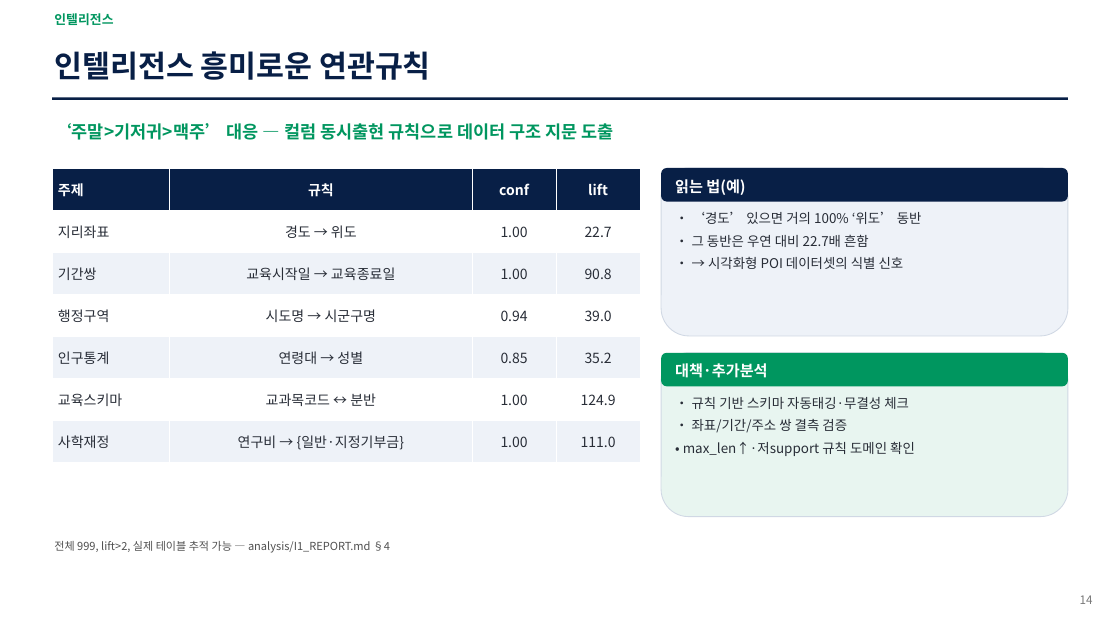
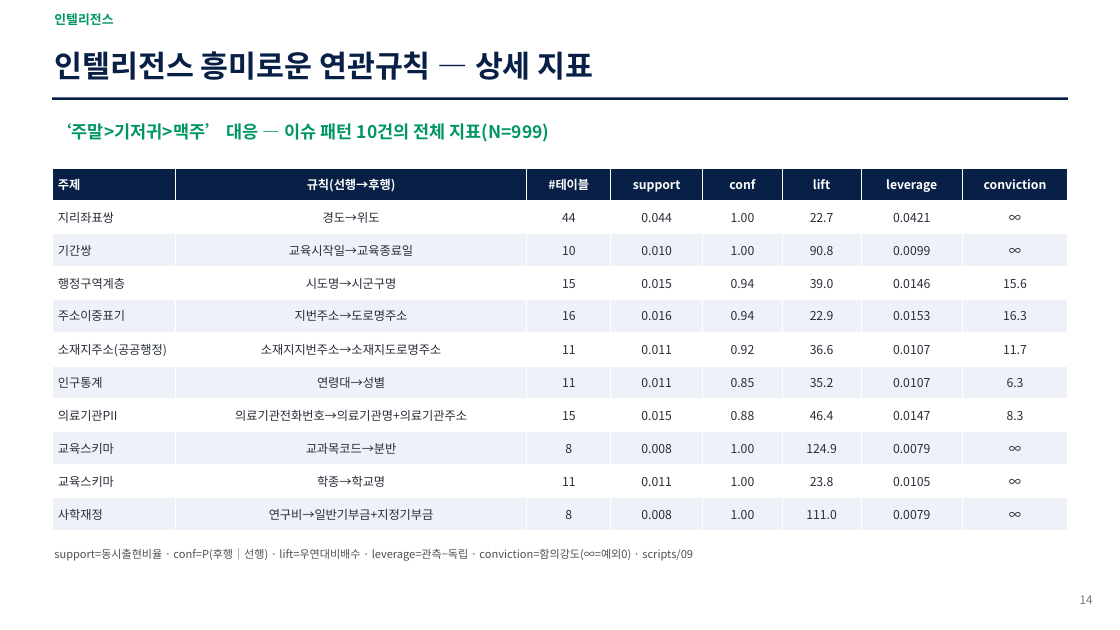
Before and after one commit to yimju/DataIntelligence-project, a slide deck: slide 14 of report/데이터지도_분석보고서.pptx. Drawn at 1120x630 pixels with LibreOffice and Linux fonts; fonts in the diff are those of the drawing. Boxes give left, top, right and bottom in pixels: in the first picture for what was removed or moved away, otherwise in the second. Text is boxed around its words. In the diff, an @@ line names an element or a change of style, - is before the commit and + after.

Commit message:
update report

```diff
--- a/report/데이터지도_분석보고서.pptx
+++ b/report/데이터지도_분석보고서.pptx
@@ text at <box>54,51,594,80</box>: text changed @@
-인텔리전스 흥미로운 연관규칙
+인텔리전스 흥미로운 연관규칙 — 상세 지표
@@ text at <box>54,123,550,142</box>: text changed @@
-‘주말>기저귀>맥주’ 대응 — 컬럼 동시출현 규칙으로 데이터 구조 지문 도출
+‘주말>기저귀>맥주’ 대응 — 이슈 패턴 10건의 전체 지표(N=999)
@@ table at <box>52,168,1068,529</box> @@
-주제 | 규칙 | conf | lift
-지리좌표 | 경도 → 위도 | 1.00 | 22.7
-기간쌍 | 교육시작일 → 교육종료일 | 1.00 | 90.8
-행정구역 | 시도명 → 시군구명 | 0.94 | 39.0
-인구통계 | 연령대 → 성별 | 0.85 | 35.2
-교육스키마 | 교과목코드 ↔ 분반 | 1.00 | 124.9
-사학재정 | 연구비 → {일반·지정기부금} | 1.00 | 111.0
+주제 | 규칙(선행→후행) | #테이블 | support | conf | lift | leverage | conviction
+지리좌표쌍 | 경도→위도 | 44 | 0.044 | 1.00 | 22.7 | 0.0421 | ∞
+기간쌍 | 교육시작일→교육종료일 | 10 | 0.010 | 1.00 | 90.8 | 0.0099 | ∞
+행정구역계층 | 시도명→시군구명 | 15 | 0.015 | 0.94 | 39.0 | 0.0146 | 15.6
+주소이중표기 | 지번주소→도로명주소 | 16 | 0.016 | 0.94 | 22.9 | 0.0153 | 16.3
+소재지주소(공공행정) | 소재지지번주소→소재지도로명주소 | 11 | 0.011 | 0.92 | 36.6 | 0.0107 | 11.7
+인구통계 | 연령대→성별 | 11 | 0.011 | 0.85 | 35.2 | 0.0107 | 6.3
+의료기관PII | 의료기관전화번호→의료기관명+의료기관주소 | 15 | 0.015 | 0.88 | 46.4 | 0.0147 | 8.3
+교육스키마 | 교과목코드→분반 | 8 | 0.008 | 1.00 | 124.9 | 0.0079 | ∞
+교육스키마 | 학종→학교명 | 11 | 0.011 | 1.00 | 23.8 | 0.0105 | ∞
+사학재정 | 연구비→일반기부금+지정기부금 | 8 | 0.008 | 1.00 | 111.0 | 0.0079 | ∞
@@ table: place and size @@
-table at <box>52,168,640,462</box>
+table at <box>52,168,1068,529</box>
@@ rounded rectangle removed at <box>661,168,1068,336</box> @@
@@ rounded rectangle removed at <box>661,168,1068,202</box> @@
@@ text removed at <box>675,179,745,195</box> @@
-읽는 법(예)
@@ text removed at <box>692,212,922,269</box> @@
-• ‘경도’ 있으면 거의 100% ‘위도’ 동반
-• 그 동반은 우연 대비 22.7배 흔함
-• → 시각화형 POI 데이터셋의 식별 신호
@@ rounded rectangle removed at <box>661,353,1068,517</box> @@
@@ rounded rectangle removed at <box>661,353,1068,386</box> @@
@@ text removed at <box>675,363,767,378</box> @@
-대책·추가분석
@@ text removed at <box>683,397,915,456</box> @@
-• 규칙 기반 스키마 자동태깅·무결성 체크
-• 좌표/기간/주소 쌍 결측 검증
-• max_len↑·저support 규칙 도메인 확인
@@ text at <box>54,548,693,561</box>: text changed @@
-전체 999, lift>2, 실제 테이블 추적 가능 — analysis/I1_REPORT.md §4
+support=동시출현비율 · conf=P(후행│선행) · lift=우연대비배수 · leverage=관측−독립 · conviction=함의강도(∞=예외0) · scripts/09
```
Also in this commit, not shown: 7 other slides changed, 3 slides added, 12 other files.
